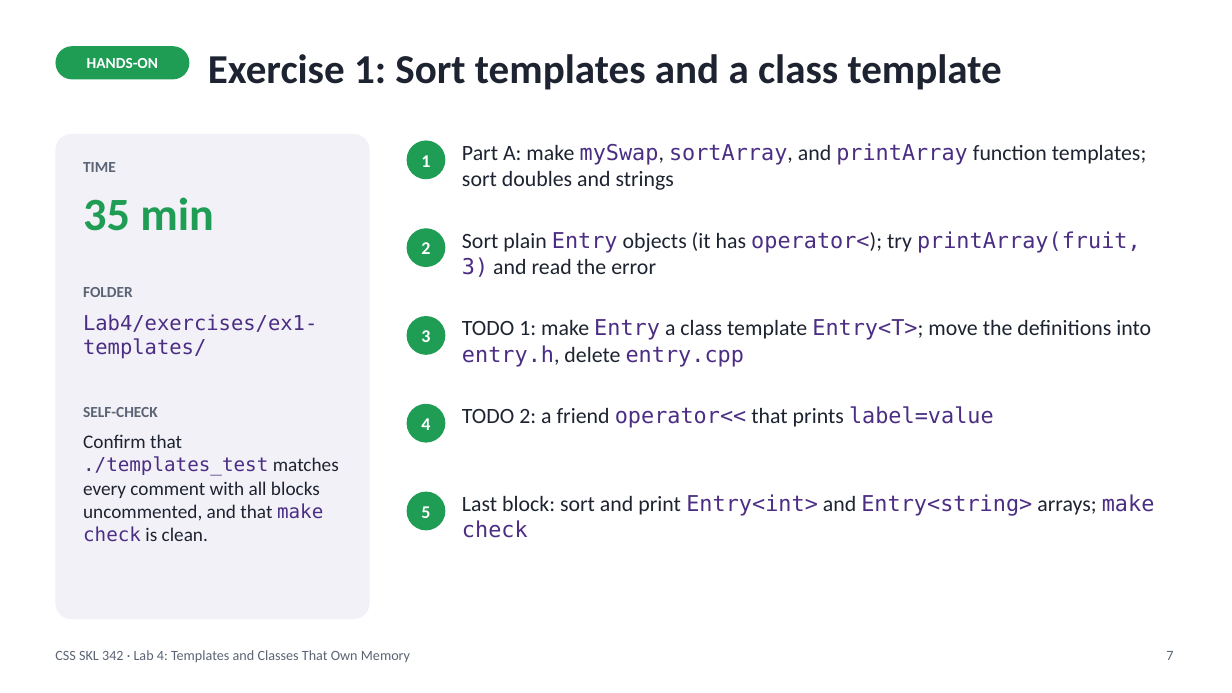
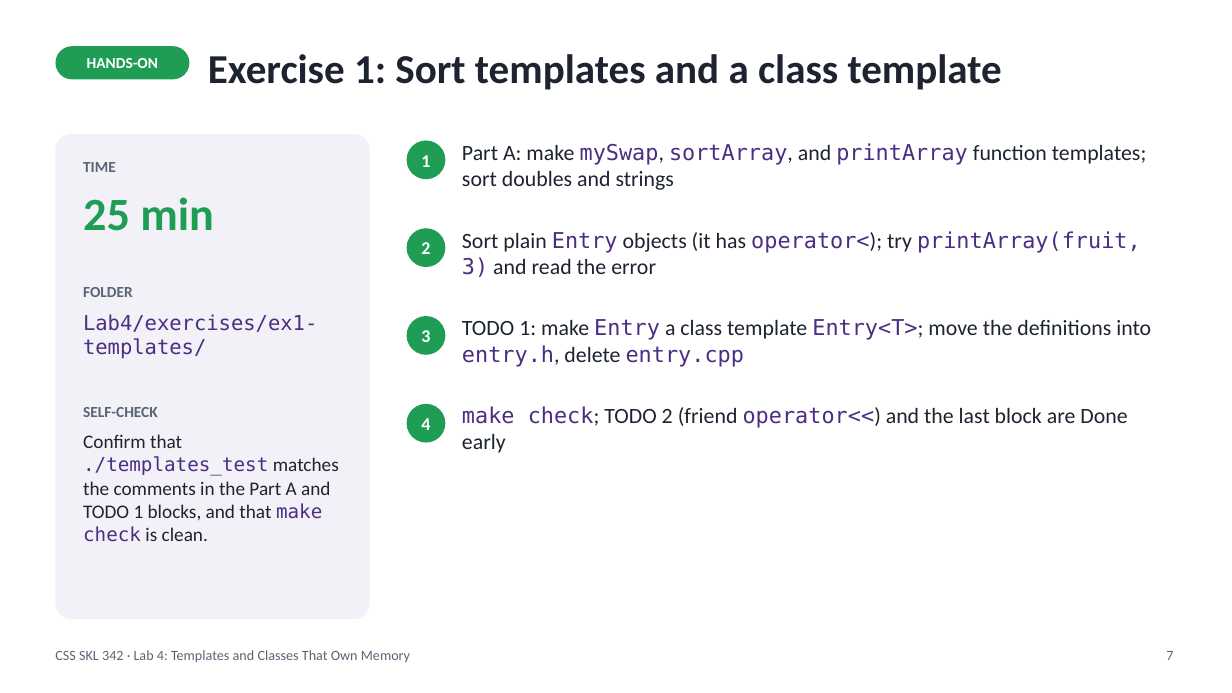
Before and after one commit to myuwbclasses/CSSSKL-342, a slide deck: slide 7 of Lab4/Lab4-Slides.pptx. Drawn at 1232x693 pixels with LibreOffice and Linux fonts; fonts in the diff are those of the drawing. Boxes give left, top, right and bottom in pixels: in the first picture for what was removed or moved away, otherwise in the second. Text is boxed around its words. In the diff, an @@ line names an element or a change of style, - is before the commit and + after.

```diff
--- a/Lab4/Lab4-Slides.pptx
+++ b/Lab4/Lab4-Slides.pptx
@@ text at [83,197,214,231]: text changed @@
-35 min
+25 min
@@ text at [462,406,1127,453]: text changed @@
-TODO 2: a friend operator<< that prints label=value
+make check; TODO 2 (friend operator<<) and the last block are Done early
@@ text at [83,434,339,542]: text changed @@
-Confirm that ./templates_test matches every comment with all blocks uncommented, and that make check is clean.
+Confirm that ./templates_test matches the comments in the Part A and TODO 1 blocks, and that make check is clean.
@@ ellipse removed at [407,492,445,531] @@
-5
@@ text removed at [462,494,1155,538] @@
-Last block: sort and print Entry<int> and Entry<string> arrays; make check
```
Also in this commit, not shown: 17 other slides changed, 1 slide added, 47 other files.
